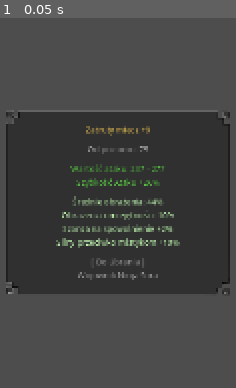
Above: before the commit, frame 1.
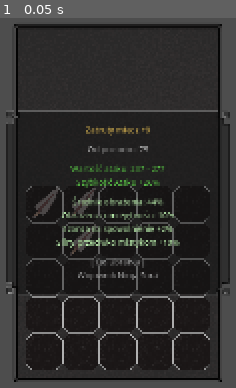
Above: after the commit, the same moment.

Repository: wrona777/metin2LikeInventory
Game: Godot game, scene res://scenes/main_scene.tscn
The game is run twice, just before and just after one commit, with the same random seed, the same clock (stepped at 60 frames per second) and the same inputs.
Inputs:
- Up to frame 1 (0.05 s): no input

The runs differ from the first frame. In frame 1, 58% of the frame differs, in the area x 5-95%, y 1-99%.
Error after the commit: Invalid assignment of property or key 'mouse_filter' with value of type 'int' on a base object of type 'null instance'. (res://scripts/item.gd:10)

Commit message:
drag n drop, narazie nie działa :c

Diff:
--- /dev/null
+++ b/objects/items/placeholder2.tres
@@ -0,0 +1,20 @@
+[gd_resource type="Resource" script_class="Item" load_steps=3 format=3 uid="uid://b5mcw7k4ag266"]
+
+[ext_resource type="Script" uid="uid://buskuwqcvllse" path="res://scripts/classes/itemClass.gd" id="1_hpbjd"]
+[ext_resource type="Texture2D" uid="uid://b2ecqinfg6pkk" path="res://assets/OneSlotPlaceholder.png" id="2_mrusd"]
+
+[resource]
+script = ExtResource("1_hpbjd")
+name = "koziki"
+texture = ExtResource("2_mrusd")
+width = 74
+height = 74
+lvl_req = 15
+base_stats = "Wartość ataku: 14 - 22
+Szybkość ataku +22%"
+rolls = "Silny przeciwko faliopatos +10%
+Siła +8
+Szansa na cios krytyczny +10%
+"
+classes = "Ninja"
+metadata/_custom_type_script = "uid://buskuwqcvllse"
--- a/scenes/inventory.tscn
+++ b/scenes/inventory.tscn
@@ -1,8 +1,9 @@
-[gd_scene load_steps=4 format=3 uid="uid://c4hhr4molfvt5"]
+[gd_scene load_steps=5 format=3 uid="uid://c4hhr4molfvt5"]
 
 [ext_resource type="Texture2D" uid="uid://b8shop1mgf3oq" path="res://assets/metin2Box.png" id="1_qw0r6"]
 [ext_resource type="PackedScene" uid="uid://bves73lw2mxlm" path="res://scenes/slot.tscn" id="2_hj2ta"]
 [ext_resource type="PackedScene" uid="uid://cdxo6u7rdpwee" path="res://scenes/item.tscn" id="3_53g1v"]
+[ext_resource type="Resource" uid="uid://b5mcw7k4ag266" path="res://objects/items/placeholder2.tres" id="4_53g1v"]
 
 [node name="Inventory" type="NinePatchRect"]
 anchors_preset = 8
@@ -57,6 +58,10 @@
 [node name="Slot2" parent="MarginContainer/GridContainer" instance=ExtResource("2_hj2ta")]
 layout_mode = 2
 
+[node name="Item" parent="MarginContainer/GridContainer/Slot2" instance=ExtResource("3_53g1v")]
+layout_mode = 2
+item = ExtResource("4_53g1v")
+
 [node name="Slot3" parent="MarginContainer/GridContainer" instance=ExtResource("2_hj2ta")]
 layout_mode = 2
 
@@ -70,6 +75,9 @@
 layout_mode = 2
 
 [node name="Slot7" parent="MarginContainer/GridContainer" instance=ExtResource("2_hj2ta")]
+layout_mode = 2
+
+[node name="Item" parent="MarginContainer/GridContainer/Slot7" instance=ExtResource("3_53g1v")]
 layout_mode = 2
 
 [node name="Slot8" parent="MarginContainer/GridContainer" instance=ExtResource("2_hj2ta")]
--- a/scenes/item.tscn
+++ b/scenes/item.tscn
@@ -1,7 +1,7 @@
 [gd_scene load_steps=3 format=3 uid="uid://cdxo6u7rdpwee"]
 
 [ext_resource type="Script" uid="uid://bpefd4s8di1pu" path="res://scripts/item.gd" id="1_4gq7n"]
-[ext_resource type="Resource" uid="uid://injji6ysmgko" path="res://objects/items/placeholder1Slot.tres" id="2_s8enn"]
+[ext_resource type="Resource" uid="uid://injji6ysmgko" path="res://objects/items/placeholder1.tres" id="2_s8enn"]
 
 [node name="Item" type="Control"]
 custom_minimum_size = Vector2(74, 74)
--- a/scenes/main_scene.tscn
+++ b/scenes/main_scene.tscn
@@ -1,4 +1,6 @@
-[gd_scene format=3 uid="uid://c5pgkfveactdm"]
+[gd_scene load_steps=2 format=3 uid="uid://c5pgkfveactdm"]
+
+[ext_resource type="PackedScene" uid="uid://c4hhr4molfvt5" path="res://scenes/inventory.tscn" id="1_w2twt"]
 
 [node name="main_scene" type="Control"]
 layout_mode = 3
@@ -7,3 +9,6 @@
 anchor_bottom = 1.0
 grow_horizontal = 2
 grow_vertical = 2
+
+[node name="Inventory" parent="." instance=ExtResource("1_w2twt")]
+layout_mode = 1
--- a/scenes/slot.tscn
+++ b/scenes/slot.tscn
@@ -1,6 +1,7 @@
-[gd_scene load_steps=2 format=3 uid="uid://bves73lw2mxlm"]
+[gd_scene load_steps=3 format=3 uid="uid://bves73lw2mxlm"]
 
 [ext_resource type="StyleBox" uid="uid://chsx44flqd1ck" path="res://containersNstyles/Slot.tres" id="1_4v6ba"]
+[ext_resource type="Script" uid="uid://cg21c5ltd5y8g" path="res://scripts/slot.gd" id="2_ic0fu"]
 
 [node name="Slot" type="PanelContainer"]
 custom_minimum_size = Vector2(74, 74)
@@ -14,3 +15,4 @@
 size_flags_horizontal = 4
 size_flags_vertical = 4
 theme_override_styles/panel = ExtResource("1_4v6ba")
+script = ExtResource("2_ic0fu")
--- a/scripts/item.gd
+++ b/scripts/item.gd
@@ -7,6 +7,8 @@
 func _ready() -> void:
 	if item:
 		itemSetter()
+	$TextureRect.mouse_filter = Control.MOUSE_FILTER_IGNORE
+	mouse_filter = Control.MOUSE_FILTER_STOP
 
 func itemSetter() -> void:
 	texture.custom_minimum_size = Vector2(item.width,item.height)
@@ -19,3 +21,18 @@
 
 func _on_texture_mouse_exited() -> void:
 	Popups.HideItemPopup()
+
+func get_drag_data(_position):
+	var preview = TextureRect.new()
+	preview.texture = item.texture
+	preview.expand_mode = TextureRect.EXPAND_KEEP_SIZE
+	set_drag_preview(preview)
+	return self
+
+func can_drop_data(_position, data):
+	return data is Control
+
+func drop_data(_position, data):
+	var parent_slot = get_parent()
+	if parent_slot and data != self:
+		parent_slot.swap_items(self, data)
--- a/scripts/popups.gd
+++ b/scripts/popups.gd
@@ -26,5 +26,5 @@
 
 func update_popup_position():
 	var mouse_pos = get_viewport().get_mouse_position()
-	var offset = Vector2(20, 20)
+	var offset = Vector2(5, 5)
 	%ItemPopup.position = mouse_pos + offset
--- /dev/null
+++ b/scripts/slot.gd
@@ -0,0 +1,30 @@
+extends PanelContainer
+
+
+
+func has_item():
+	return get_child_count() > 0
+
+func get_item():
+	return get_child(0) if has_item() else null
+
+func can_drop_data(_position, data):
+	return data is Control
+
+func drop_data(_position, data):
+	var dragged_item = data as Control
+	if not dragged_item:
+		return
+
+	var this_item = get_item()
+
+	if this_item:
+		var old_parent = dragged_item.get_parent()
+		old_parent.remove_child(dragged_item)
+		remove_child(this_item)
+
+		add_child(dragged_item)
+		old_parent.add_child(this_item)
+	else:
+		dragged_item.get_parent().remove_child(dragged_item)
+		add_child(dragged_item)
Renamed: objects/items/placeholder1Slot.tres -> objects/items/placeholder1.tres
Not shown, added: scripts/slot.gd.uid
